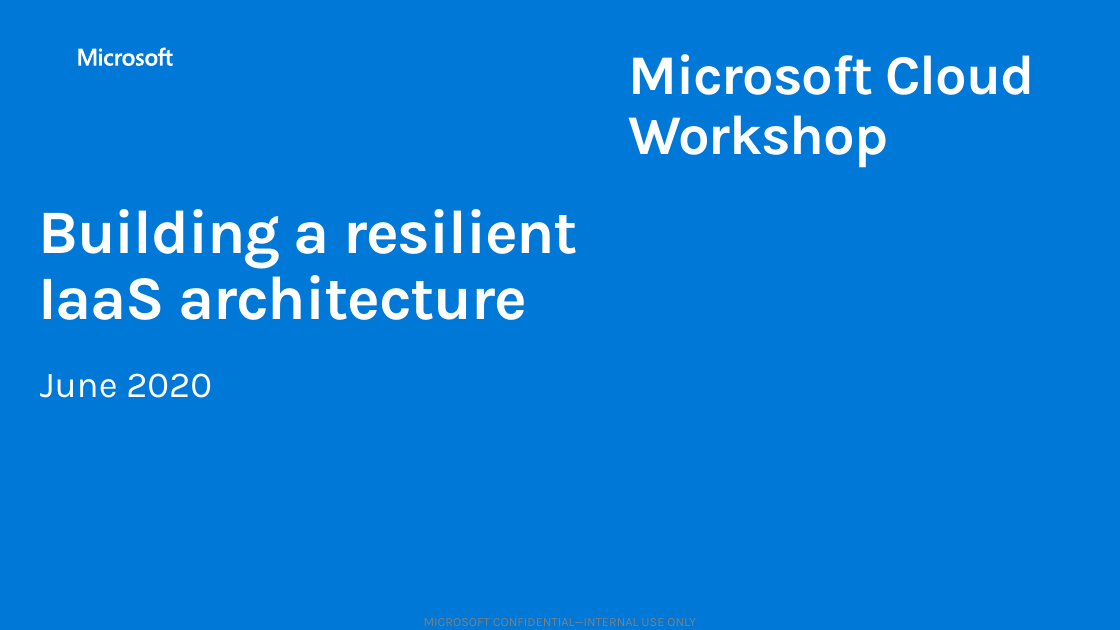
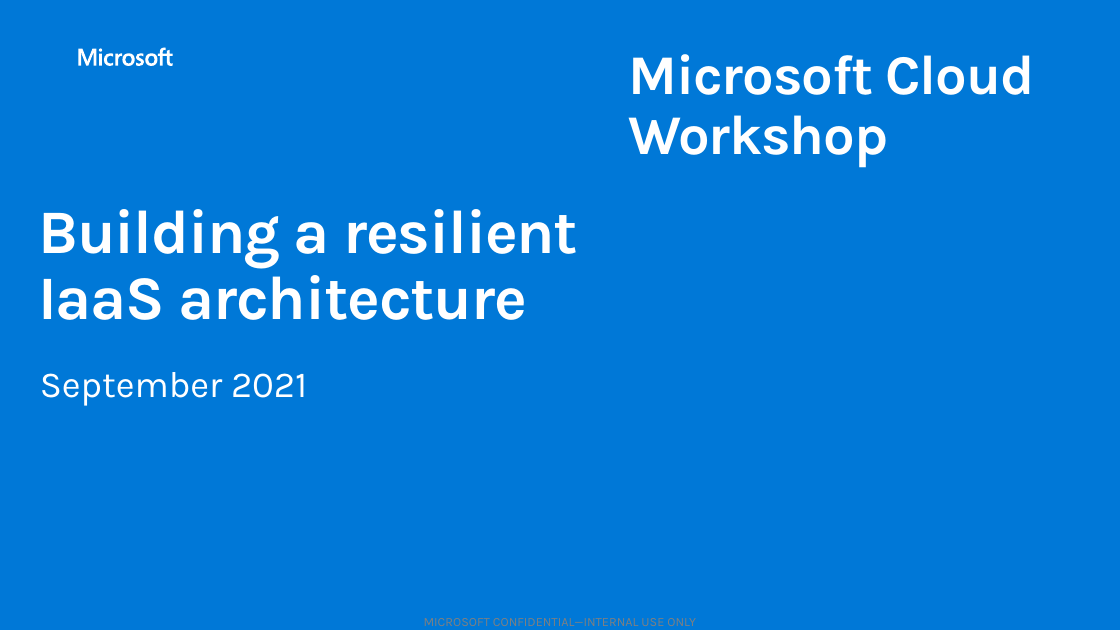
Before and after one commit to yungchou/contoso.insurance, a slide deck: slide 1 of Whiteboard design session/WDS trainer presentation - Building a resilient IaaS architecture.pptx. Drawn at 1120x630 pixels with LibreOffice and Linux fonts; fonts in the diff are those of the drawing; background and template pictures are left out. Boxes give left, top, right and bottom in pixels: in the first picture for what was removed or moved away, otherwise in the second. Text is boxed around its words. In the diff, an @@ line names an element or a change of style, - is before the commit and + after.

```diff
--- a/Whiteboard design session/WDS trainer presentation - Building a resilient IaaS architecture.pptx
+++ b/Whiteboard design session/WDS trainer presentation - Building a resilient IaaS architecture.pptx
@@ text at (40,372,307,406): text changed @@
-June 2020
+September 2021
```
